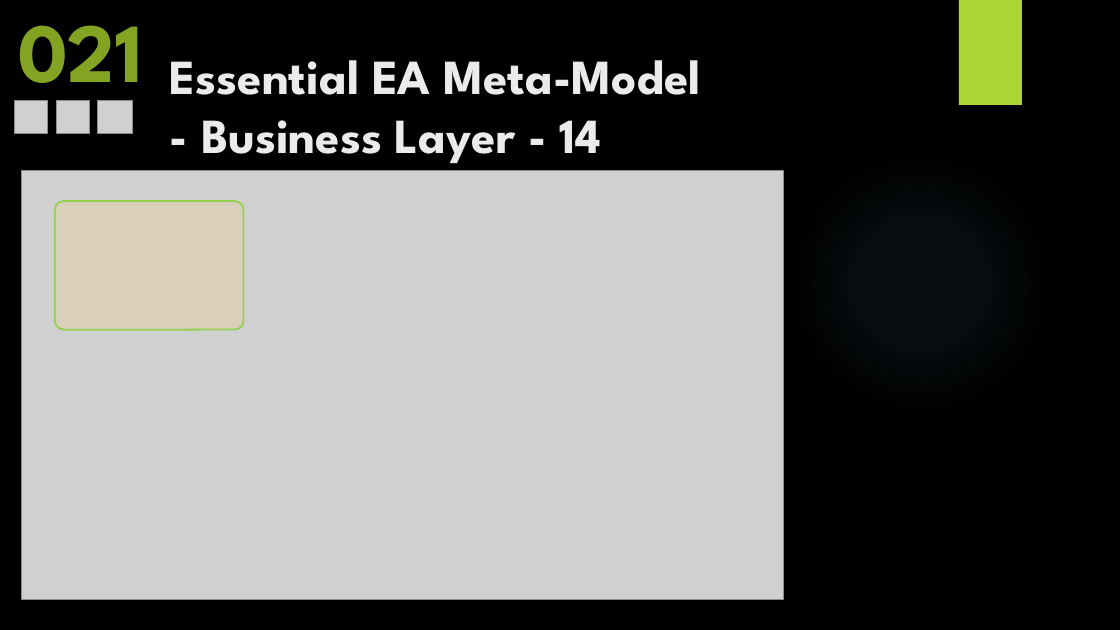
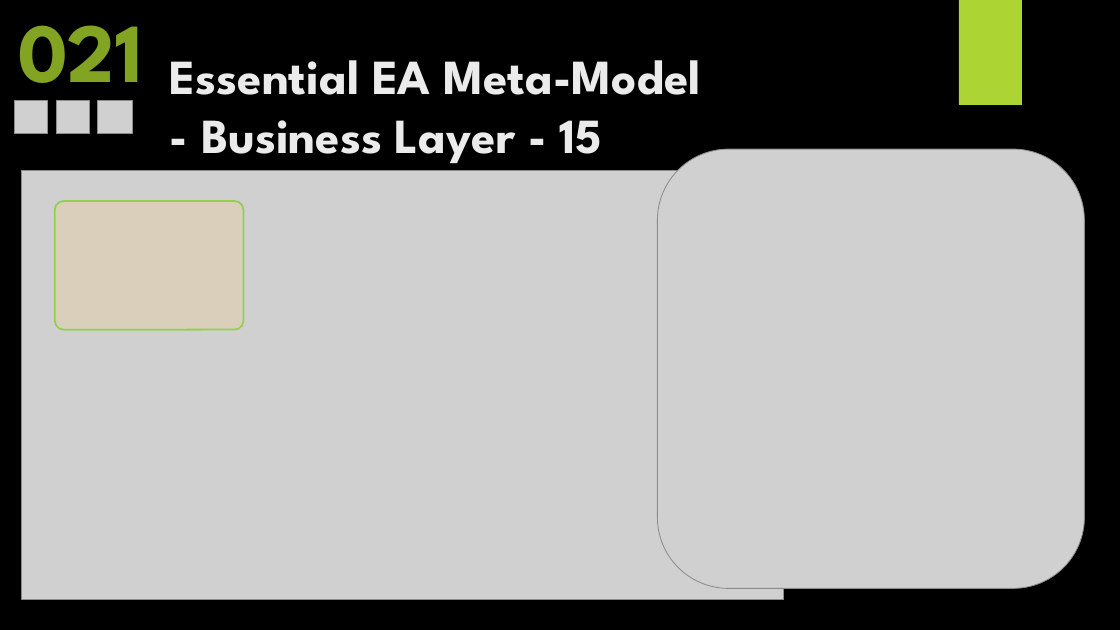
Before and after one commit to yasenstar/EA_MetaModel, a slide deck: slide 31 of Master_EAS_Meta-Model.pptx. Drawn at 1120x630 pixels with LibreOffice and Linux fonts; fonts in the diff are those of the drawing; grey boxes stand for pictures; background and template pictures are left out. Boxes give left, top, right and bottom in pixels: in the first picture for what was removed or moved away, otherwise in the second. Text is boxed around its words. In the diff, an @@ line names an element or a change of style, - is before the commit and + after.

```diff
--- a/Master_EAS_Meta-Model.pptx
+++ b/Master_EAS_Meta-Model.pptx
@@ title at <box>170,60,701,164</box>: text changed @@
-Essential EA Meta-Model
-- Business Layer - 14
+Essential EA Meta-Model
+- Business Layer - 15
@@ picture added at <box>658,150,1085,589</box> @@
@@ ellipse removed at <box>791,154,1049,413</box> @@
```
Also in this commit, not shown: 1 other slide changed, 3 slides added, 11 other files.
